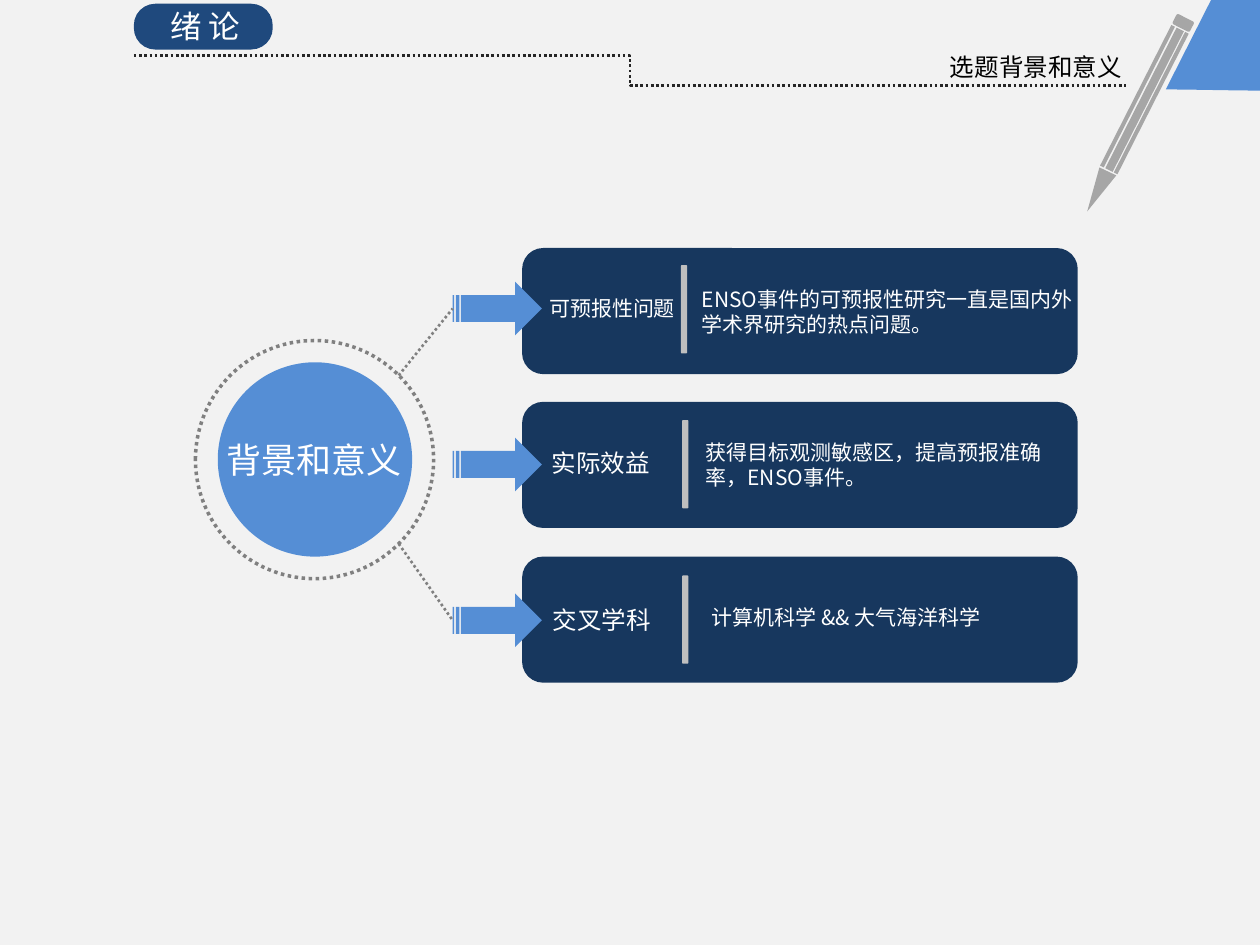
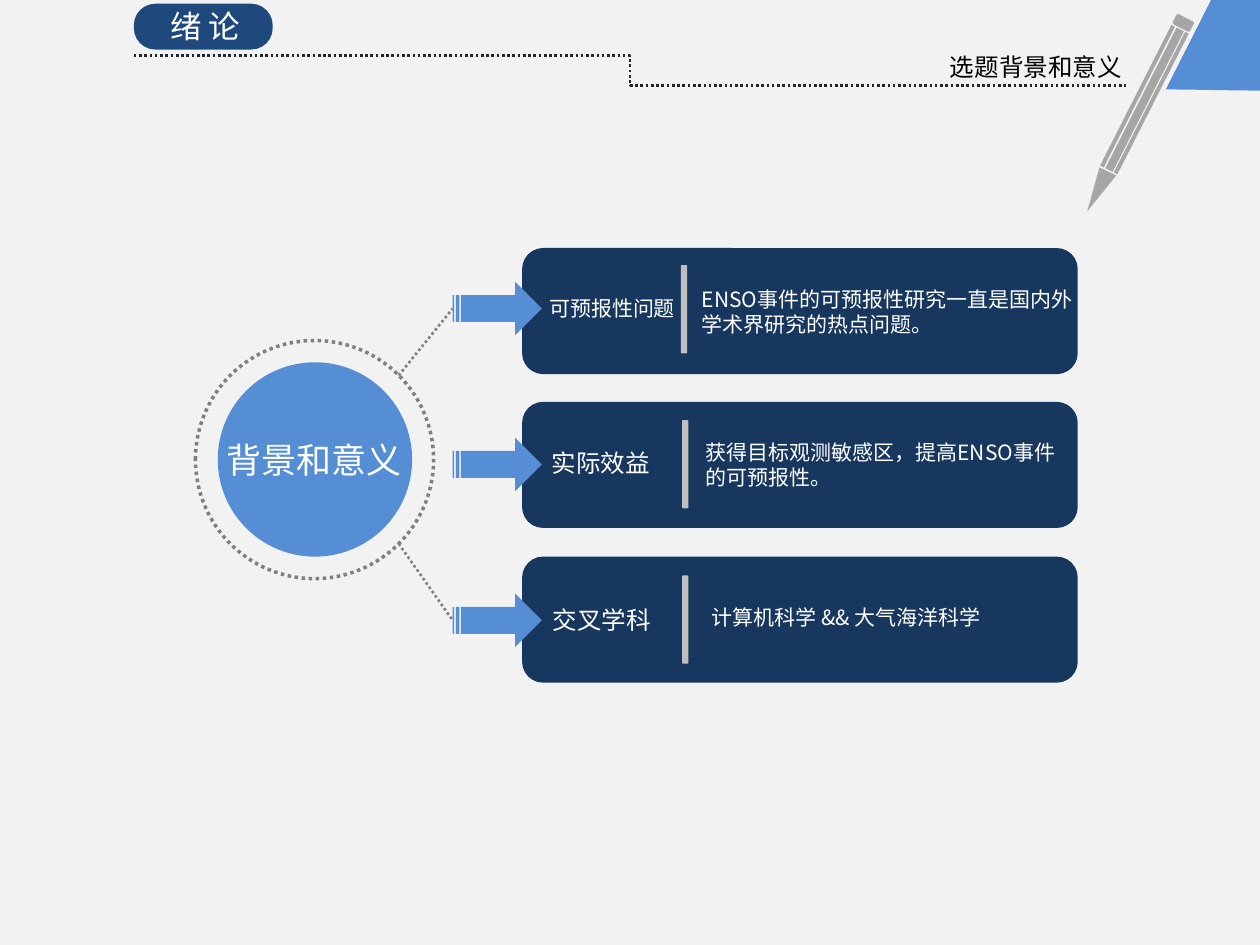
Before and after one commit to KrisCheng/GraduationDesign, a slide deck: slide 4 of FinalPaper/毕业答辩.pptx. Drawn at 1260x945 pixels with LibreOffice and Linux fonts; fonts in the diff are those of the drawing. Boxes give left, top, right and bottom in pixels: in the first picture for what was removed or moved away, otherwise in the second. Text is boxed around its words. In the diff, an @@ line names an element or a change of style, - is before the commit and + after.

```diff
--- a/FinalPaper/毕业答辩.pptx
+++ b/FinalPaper/毕业答辩.pptx
@@ text at (706, 442, 1056, 487): text changed @@
-获得目标观测敏感区，提高预报准确
-率，ENSO事件。
+获得目标观测敏感区，提高ENSO事件
+的可预报性。
```
Also in this commit, not shown: 6 other slides changed, 10 slides added, 8 slides removed, 1 other file.
